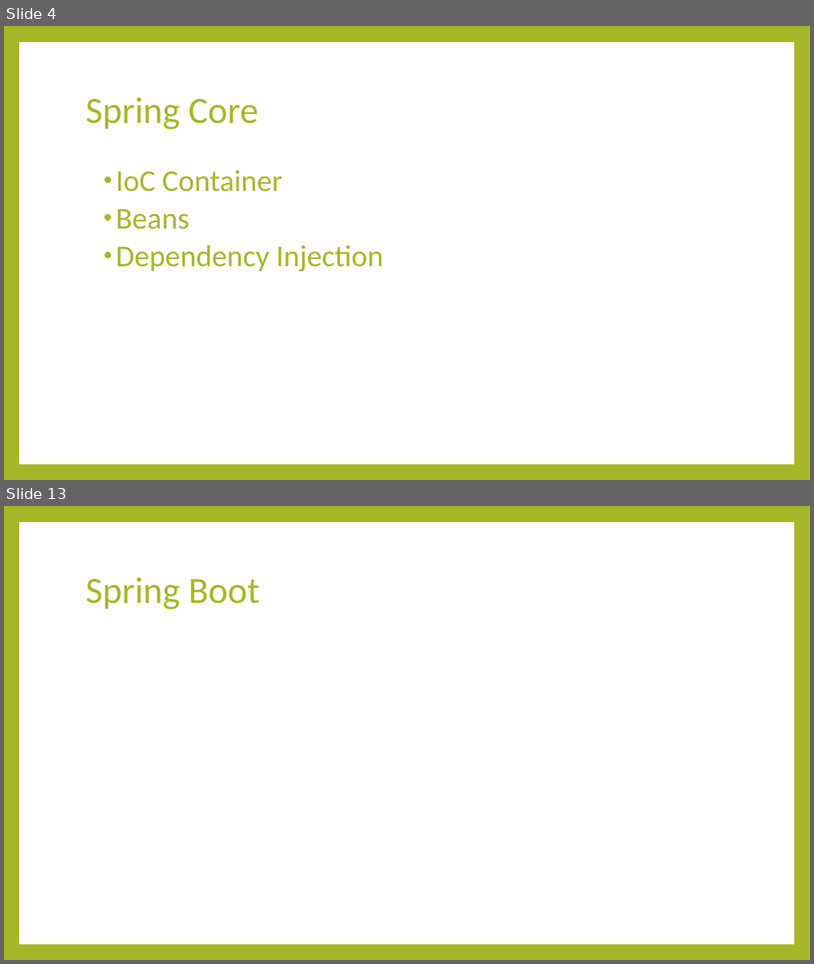
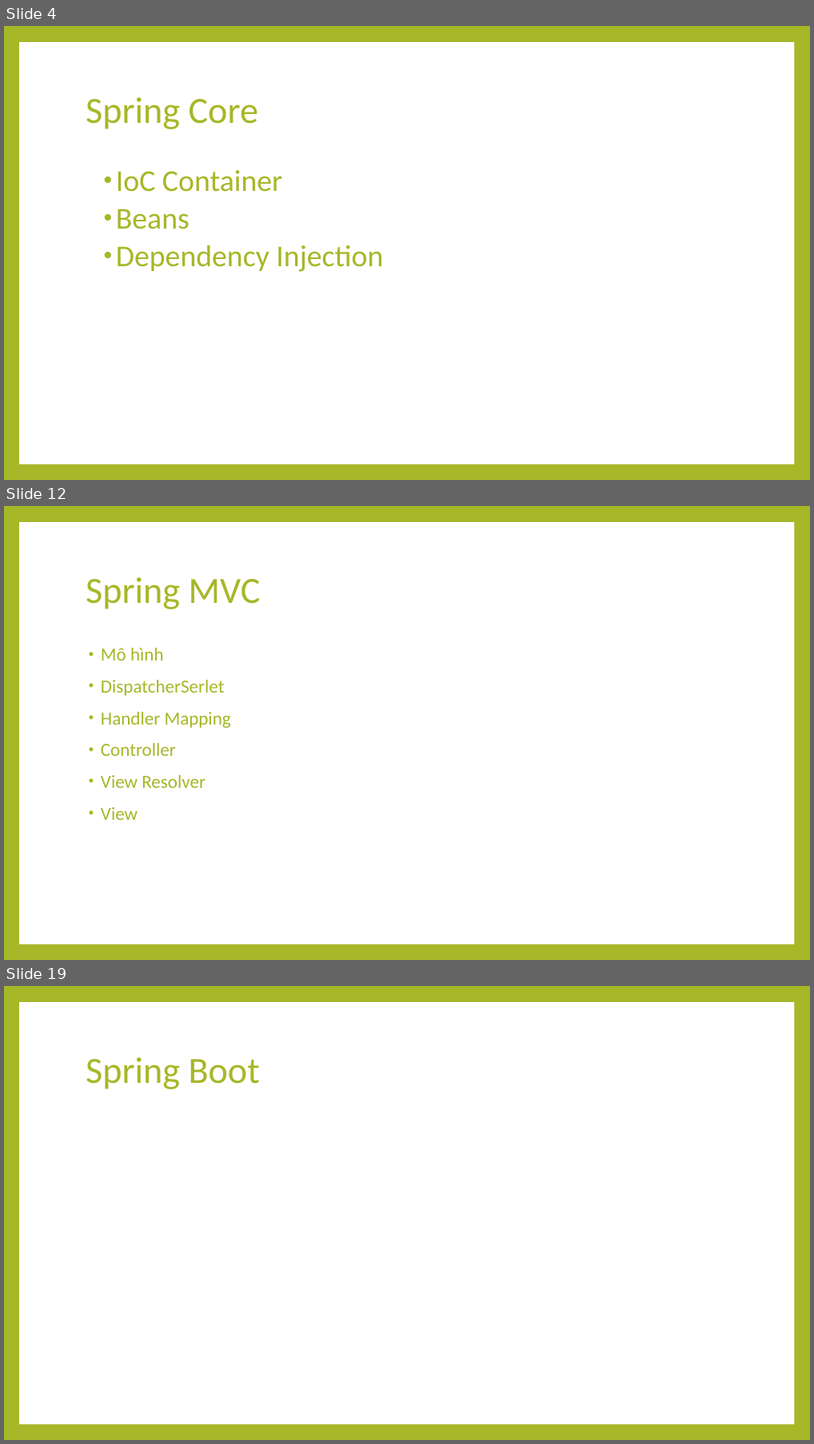
Before and after one commit to thaolt007/spring-doc, a slide deck: Spring.pptx. Shown one above the other, each under a label of ours: slides 4 and 13 before the commit, slides 4, 12 and 19 after it; the slides between them are not shown. The pictures are 814x964 and 814x1444 pixels, drawn with LibreOffice and Linux fonts; fonts in the diff are those of the drawing. Boxes give left, top, right and bottom in pixels: in the first picture for what was removed or moved away, otherwise in the second. Text is boxed around its words. In the diff, an @@ line names an element or a change of style, - is before the commit and + after.

```diff
--- a/Spring.pptx
+++ b/Spring.pptx
@@ slide 12 added at box(4, 506, 810, 960), background #A6B727; not listed: 1 template element that a slide beside it also shows @@
@@ title added at box(86, 577, 261, 609), 44 pt, text #A6B727 @@
+Spring MVC
@@ text added at box(101, 648, 231, 820), 22 pt, text #A6B727 @@
+• Mô hình
+• DispatcherSerlet
+• Handler Mapping
+• Controller
+• View Resolver
+• View
@@ what was slide 13 is now slide 19 @@
```
Also in this commit, not shown: 8 slides changed, 5 other slides added, 3 other files.
